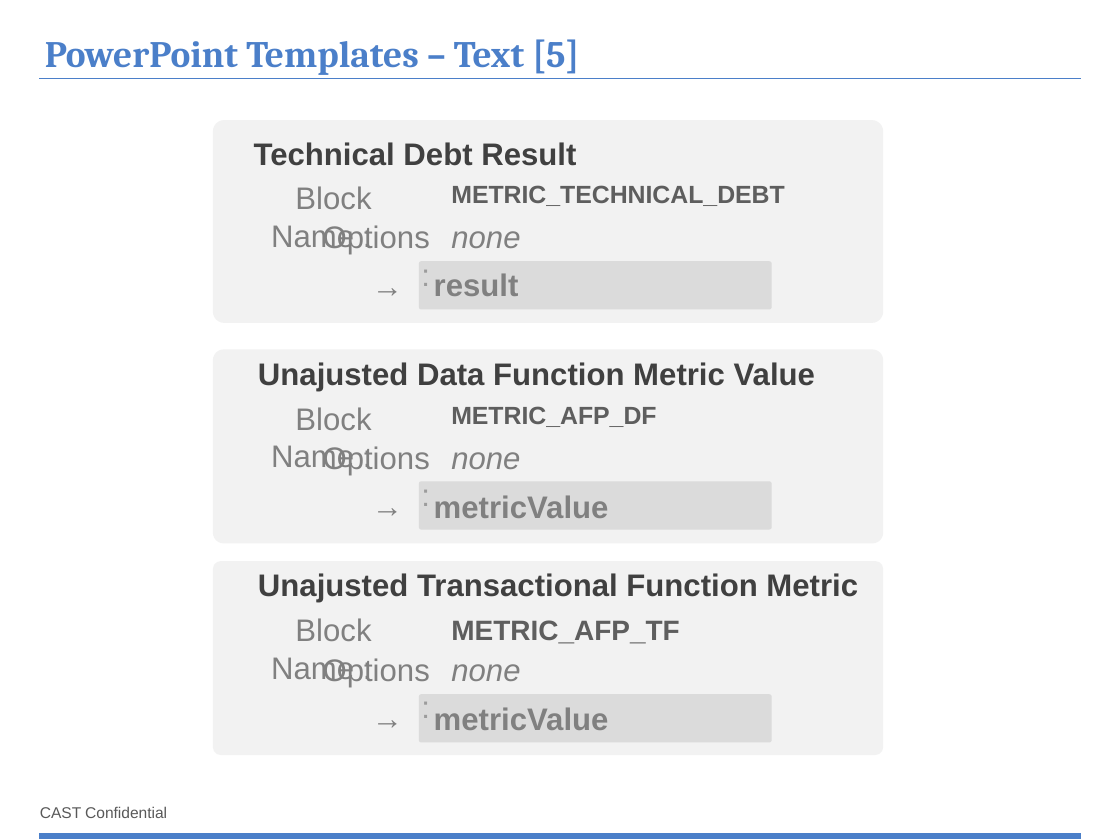
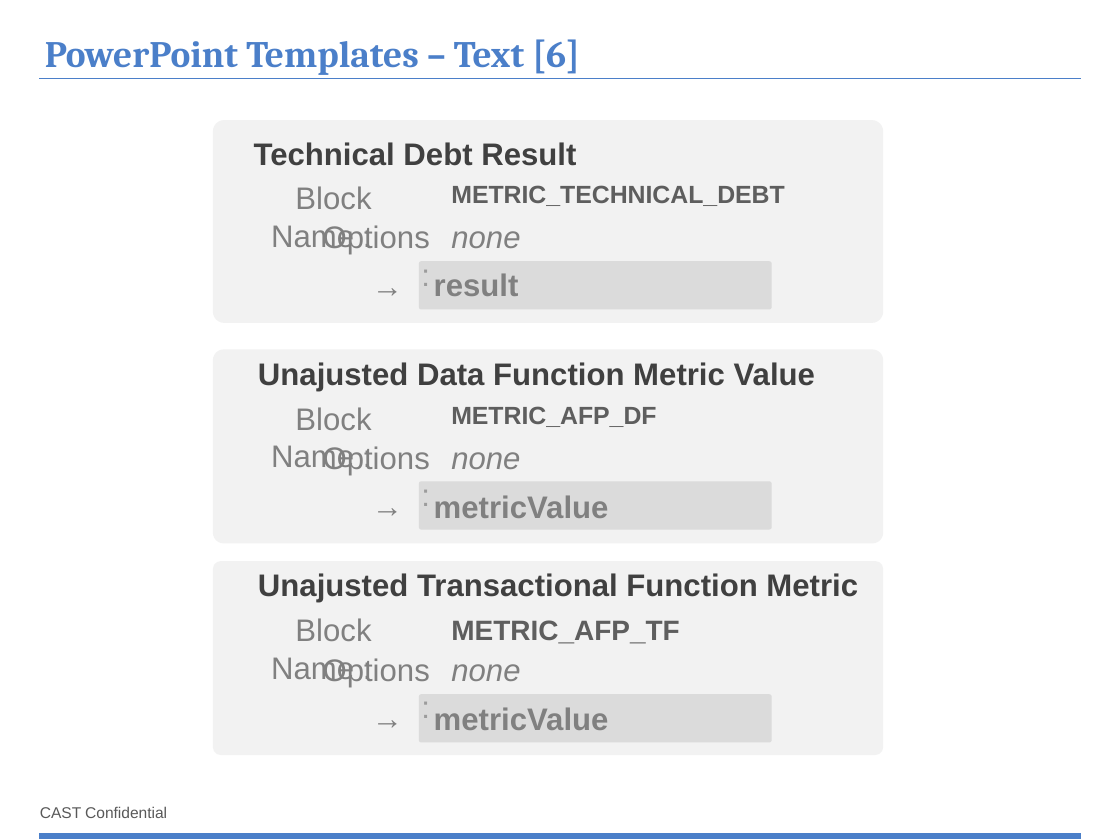
Before and after one commit to CAST-projects/ReportGenerator, a slide deck: slide 14 of CastReporting.Reporting/TemplatesFiles/1- Powerpoint-components-library.pptx (slide 13 before the commit). Drawn at 1120x840 pixels with LibreOffice and Linux fonts; fonts in the diff are those of the drawing; background and template pictures are left out. Boxes give left, top, right and bottom in pixels: in the first picture for what was removed or moved away, otherwise in the second. Text is boxed around its words. In the diff, an @@ line names an element or a change of style, - is before the commit and + after.

```diff
--- a/CastReporting.Reporting/TemplatesFiles/1- Powerpoint-components-library.pptx
+++ b/CastReporting.Reporting/TemplatesFiles/1- Powerpoint-components-library.pptx
@@ title at (x1=45, y1=39, x2=580, y2=75): text changed @@
-PowerPoint Templates – Text [5]
+PowerPoint Templates – Text [6]
```
Also in this commit, not shown: 5 other slides changed, 1 slide added, 3 other files.
